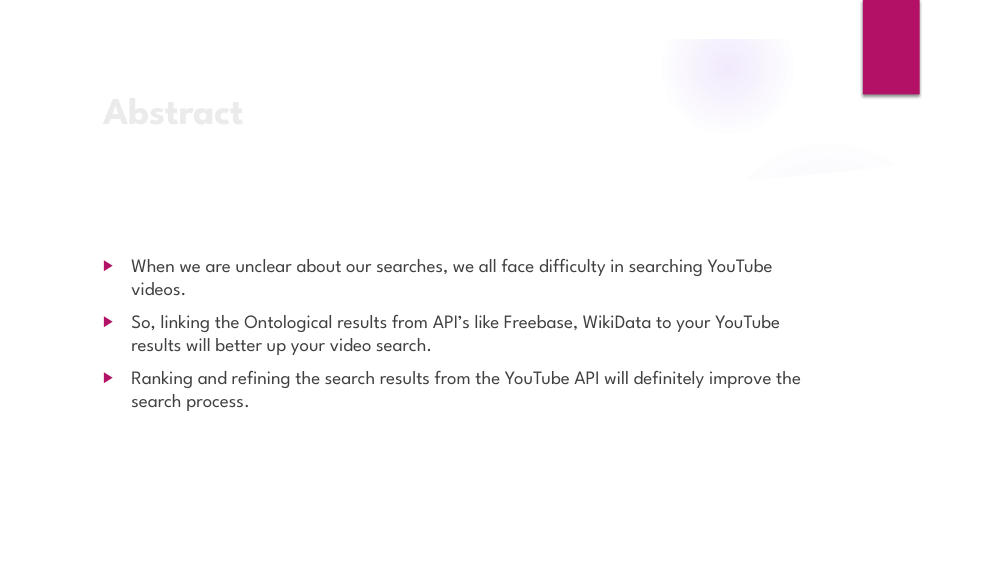
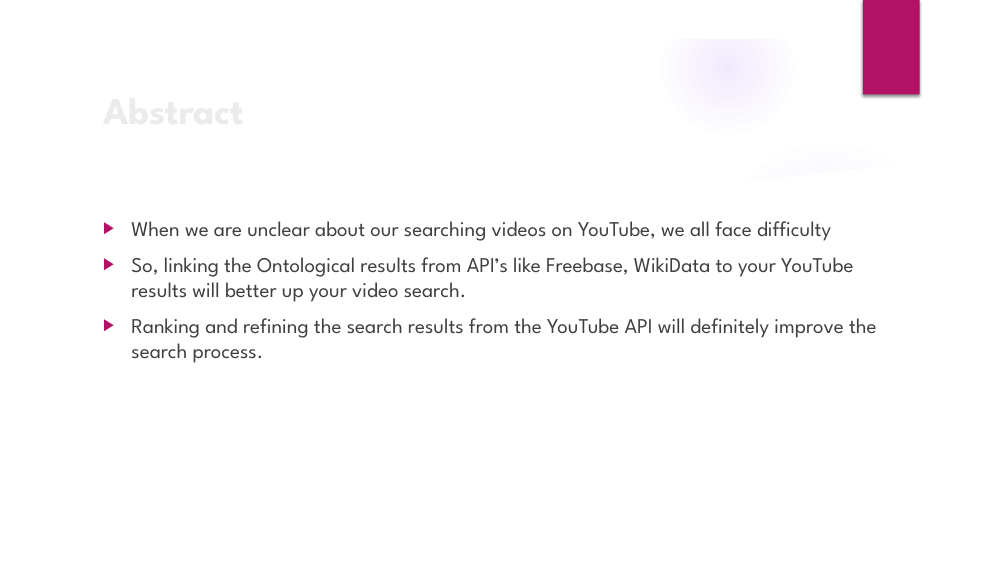
Before and after one commit to rahulponnada/YoTube-Redefining_YouTube, a slide deck: slide 2 of documentation/Yotube.pptx. Drawn at 1008x567 pixels with LibreOffice and Linux fonts; fonts in the diff are those of the drawing; background and template pictures are left out. Boxes give left, top, right and bottom in pixels: in the first picture for what was removed or moved away, otherwise in the second. Text is boxed around its words. In the diff, an @@ line names an element or a change of style, - is before the commit and + after.

```diff
--- a/documentation/Yotube.pptx
+++ b/documentation/Yotube.pptx
@@ text "When we are unclear about ...": place and size @@
-text "When we are unclear about ..." at (131, 259, 801, 411)
+text "When we are unclear about ..." at (131, 221, 877, 363)
@@ text at (131, 221, 831, 241): text changed; size 18 to 20 pt @@
-▶ When we are unclear about our searches, we all face difficulty in searching YouTube videos.
+▶ When we are unclear about our searching videos on YouTube, we all face difficulty
@@ text at (131, 257, 877, 363): size 18 to 20 pt in "So, linking the Ontological results from API’s ...", "Ranking and refining the search results from ..." @@
```
Also in this commit, not shown: 6 other slides changed.
